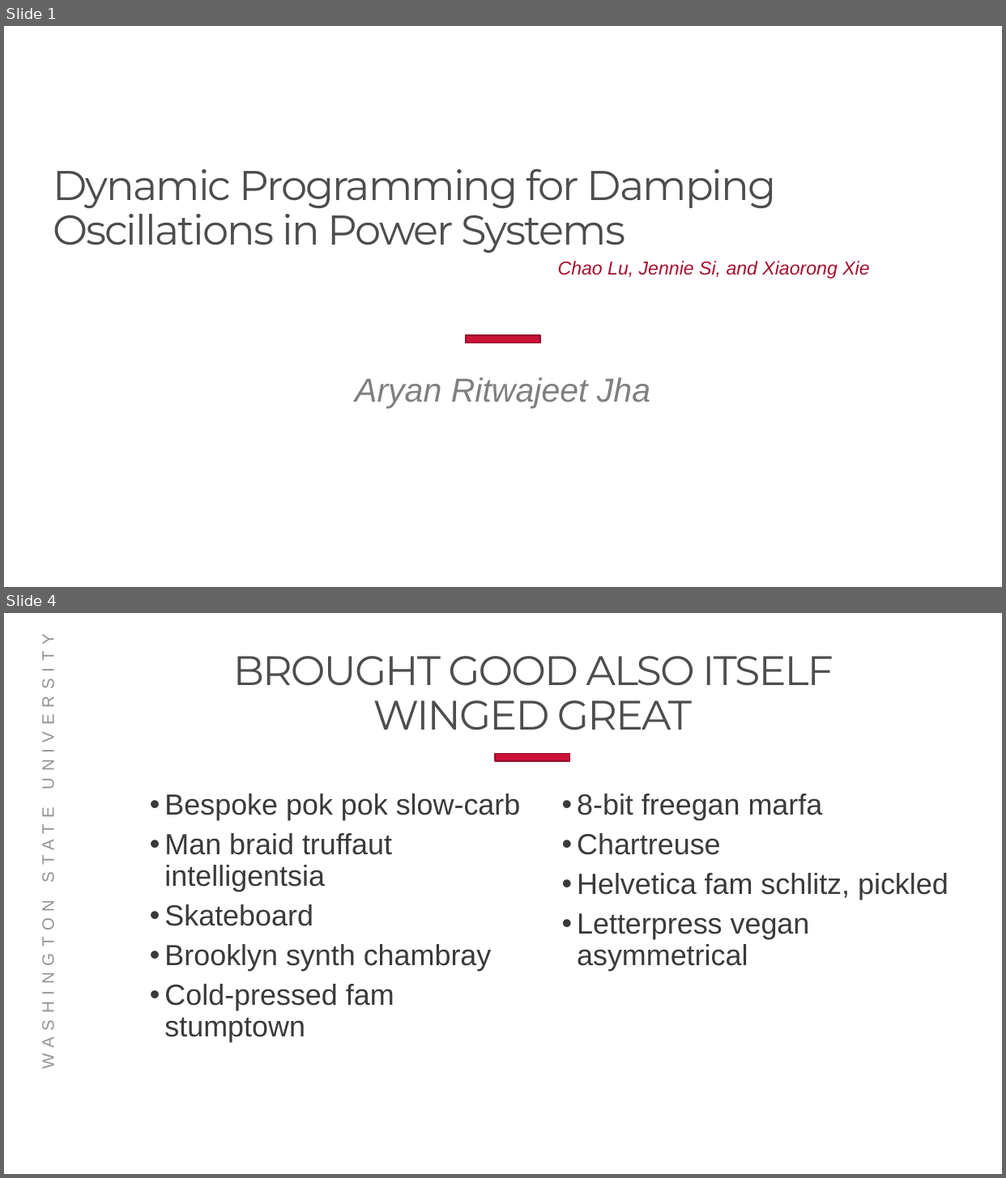
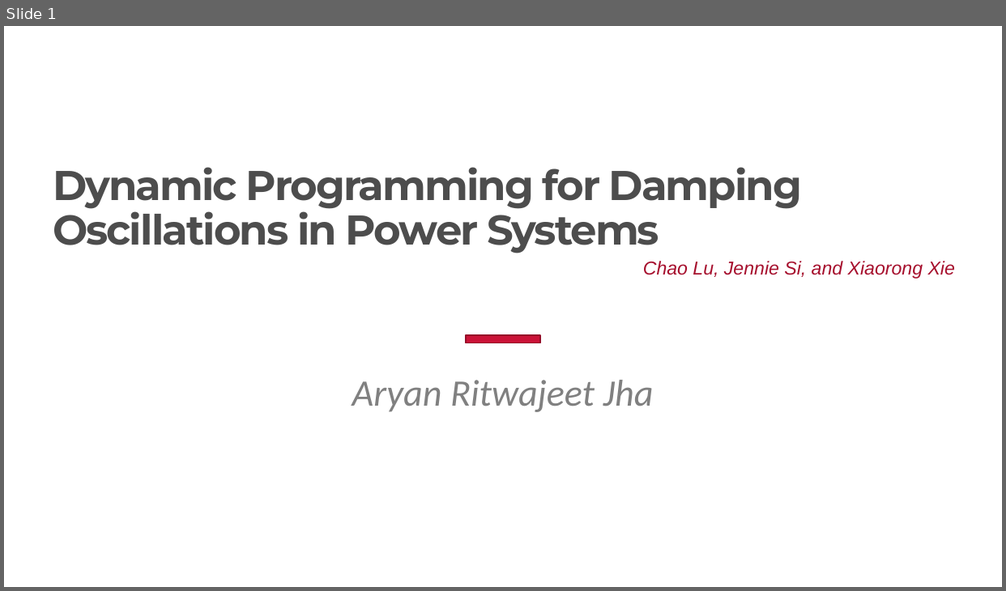
Before and after one commit to Realife-Brahmin/structured_courses, a slide deck: ee523/evaluation/p/ee523_project_presentation_aryan_ritwajeet_jha.pptx. Shown one above the other, each under a label of ours: slides 1 and 4 before the commit, slide 1 after it; the slides between them are not shown. The pictures are 1006x1178 and 1006x591 pixels, drawn with LibreOffice and Linux fonts; fonts in the diff are those of the drawing; background and template pictures are left out. Boxes give left, top, right and bottom in pixels: in the first picture for what was removed or moved away, otherwise in the second. Text is boxed around its words. In the diff, an @@ line names an element or a change of style, - is before the commit and + after.

```diff
--- a/ee523/evaluation/p/ee523_project_presentation_aryan_ritwajeet_jha.pptx
+++ b/ee523/evaluation/p/ee523_project_presentation_aryan_ritwajeet_jha.pptx
@@ slide 4 removed at bbox=[4, 613, 1002, 1174], background #FFFFFF @@
@@ title removed at bbox=[233, 656, 833, 730] @@
-BROUGHT GOOD ALSO ITSELF WINGED GREAT
@@ rectangle removed at bbox=[495, 754, 570, 761] @@
@@ text removed at bbox=[164, 794, 521, 1042] @@
-• Bespoke pok pok slow-carb
-• Man braid truffaut intelligentsia
-• Skateboard
-• Brooklyn synth chambray
-• Cold-pressed fam stumptown
@@ text removed at bbox=[577, 794, 948, 971] @@
-• 8-bit freegan marfa
-• Chartreuse
-• Helvetica fam schlitz, pickled
-• Letterpress vegan asymmetrical
@@ text removed at bbox=[39, 918, 57, 1064] @@
-WASHINGTON STATE UNIVERSITY
@@ slide 1 changed as well @@
@@ title "Dynamic Programming for Damping Oscillations ..." at bbox=[53, 167, 803, 254]: bold on @@
@@ text "Chao Lu, Jennie Si, and ...": place and size @@
-text "Chao Lu, Jennie Si, and ..." at bbox=[558, 261, 869, 279]
+text "Chao Lu, Jennie Si, and ..." at bbox=[643, 261, 955, 279]
@@ subtitle "Aryan Ritwajeet Jha" at bbox=[352, 380, 654, 412]: size 32 to 36 pt, font Arial to Calibri @@
```
Also in this commit, not shown: 2 slides added, 7 other slides removed, 1 other file.
